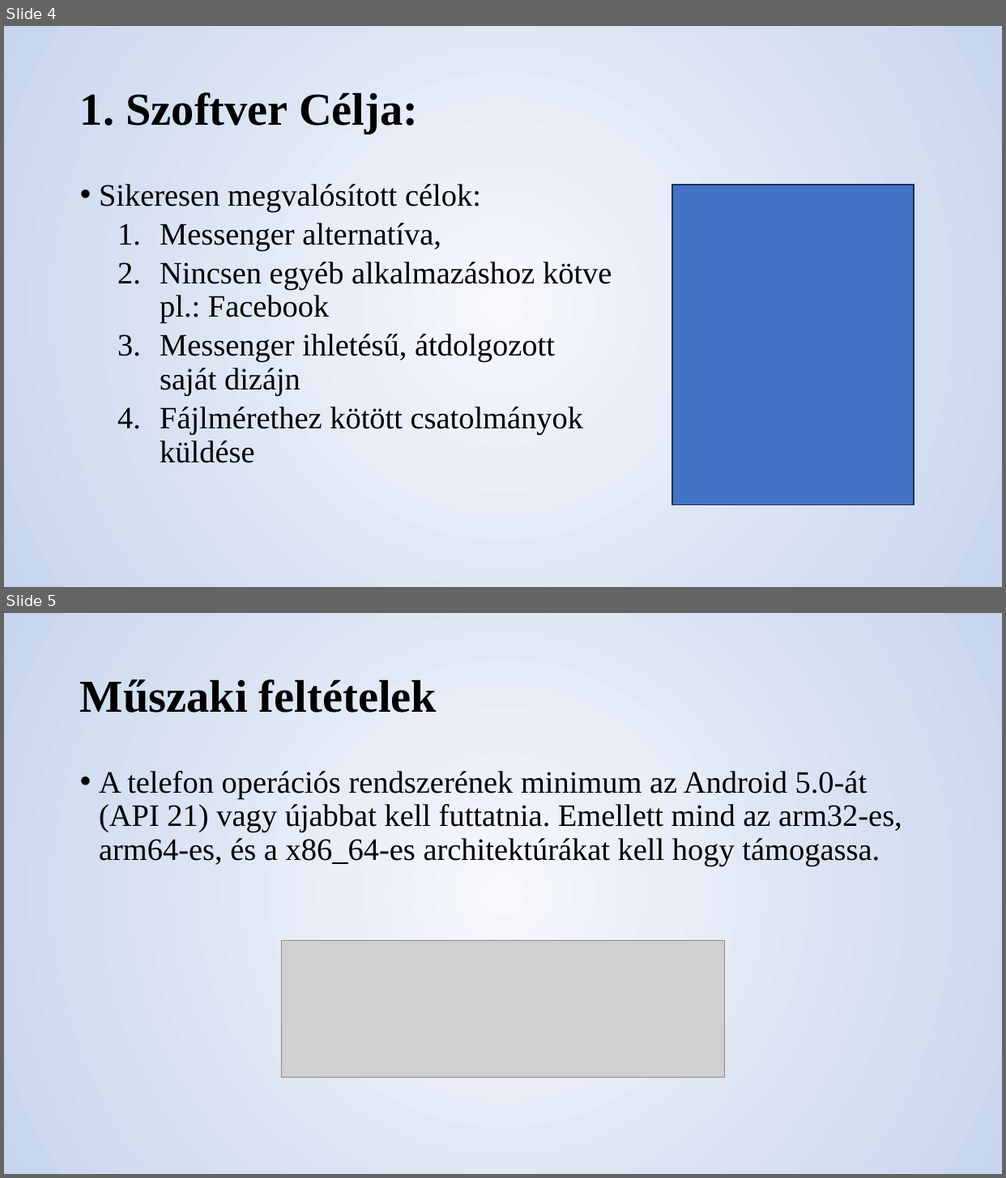
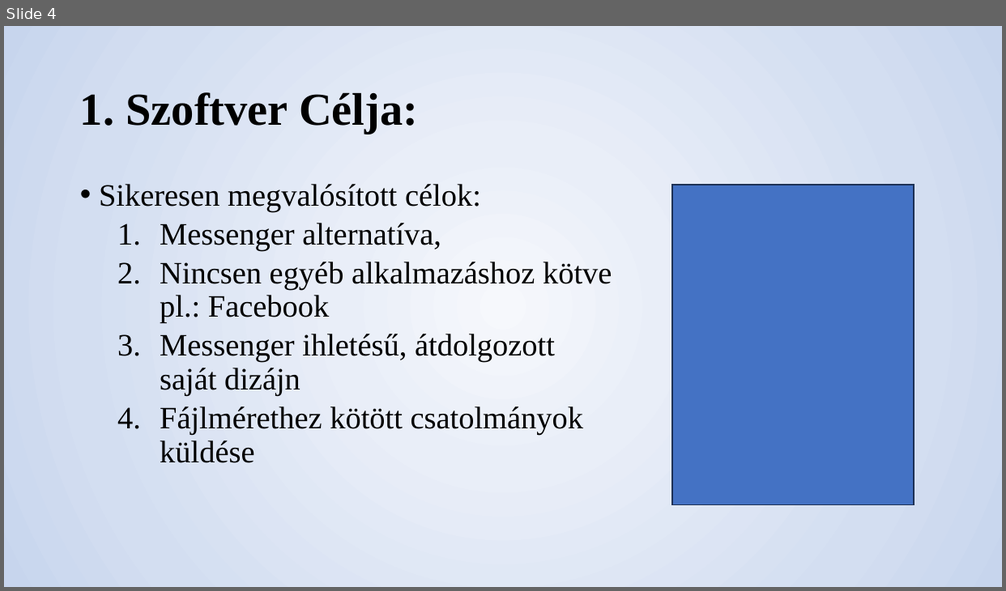
Before and after one commit to smolelevent/Messengeres-vizsgaremek, a slide deck: Chatex dokumentáció/presentation.pptx. Shown one above the other, each under a label of ours: slides 4 and 5 before the commit, slide 4 after it. The pictures are 1006x1178 and 1006x591 pixels, drawn with LibreOffice and Linux fonts; fonts in the diff are those of the drawing; grey boxes stand for pictures. Boxes give left, top, right and bottom in pixels: in the first picture for what was removed or moved away, otherwise in the second. Text is boxed around its words. In the diff, an @@ line names an element or a change of style, - is before the commit and + after.

```diff
--- a/Chatex dokumentáció/presentation.pptx
+++ b/Chatex dokumentáció/presentation.pptx
@@ slide 5 removed at box(4, 613, 1002, 1174), background gradient #F6F8FC to #E9EEF8 to #D3DEF1 to #C7D5ED @@
@@ title removed at box(80, 679, 437, 713) @@
-Műszaki feltételek
@@ text removed at box(99, 771, 902, 867) @@
-• A telefon operációs rendszerének minimum az Android 5.0-át (API 21) vagy újabbat kell futtatnia. Emellett mind az arm32-es, arm64-es, és a x86_64-es architektúrákat kell hogy támogassa.
@@ picture removed at box(281, 941, 725, 1078) @@
```
Also in this commit, not shown: 2 slides changed, 5 slides added, 3 other slides removed, 14 other files.
